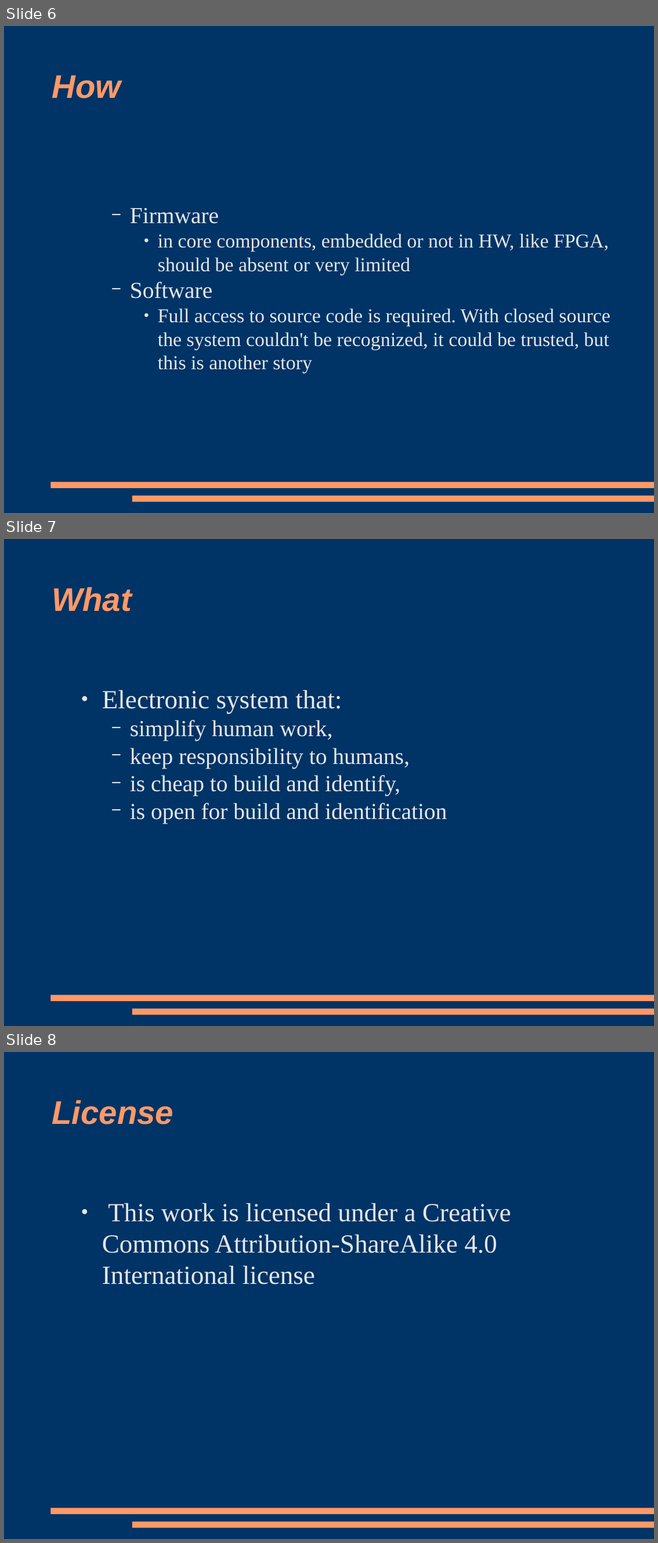
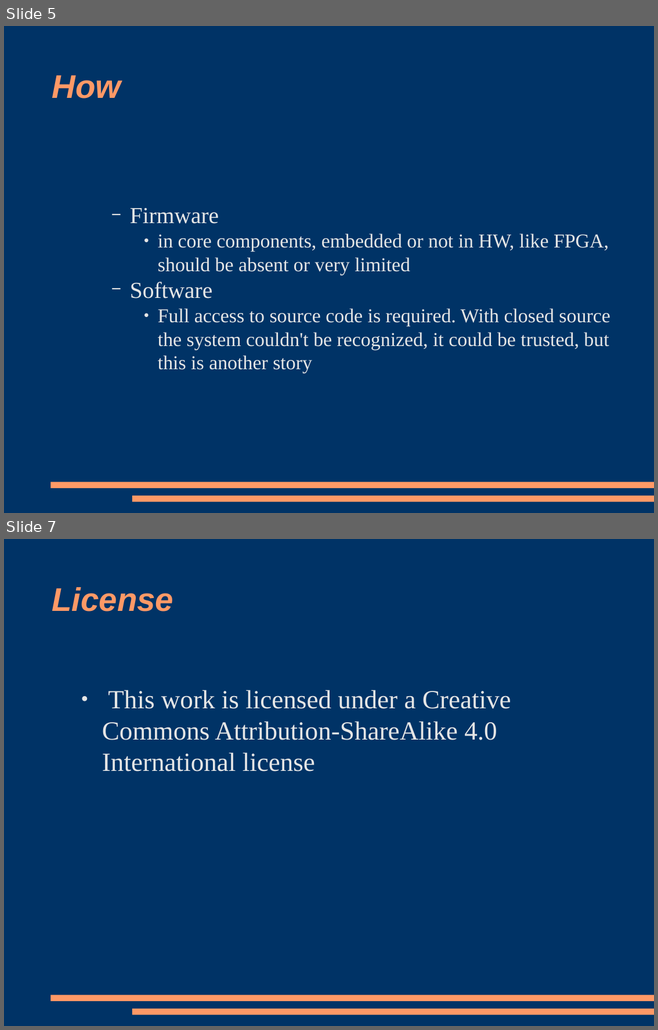
Before and after one commit to salvatorelionetti/votanto, a slide deck: doc/vym/odp/Recognizable electronic system.odp. Shown one above the other, each under a label of ours: slides 6, 7 and 8 before the commit, slides 5 and 7 after it; the slides between them are not shown. The pictures are 658x1543 and 658x1030 pixels, drawn with LibreOffice and Linux fonts; fonts in the diff are those of the drawing. Boxes give left, top, right and bottom in pixels: in the first picture for what was removed or moved away, otherwise in the second. Text is boxed around its words. In the diff, an @@ line names an element or a change of style, - is before the commit and + after.

```diff
--- a/doc/vym/odp/Recognizable electronic system.odp
+++ b/doc/vym/odp/Recognizable electronic system.odp
@@ slide 7 removed at (4, 539, 654, 1026), background #003366; not listed: 2 template elements that a slide beside it also shows @@
@@ title removed at (52, 587, 132, 611) @@
-What
@@ text removed at (102, 690, 447, 824) @@
-● Electronic system that:
-  − simplify human work,
-  − keep responsibility to humans,
-  − is cheap to build and identify,
-  − is open for build and identification
@@ what was slide 6 is now slide 5 @@
@@ what was slide 8 is now slide 7 @@
```
Also in this commit, not shown: 2 slides changed, 1 other file.
